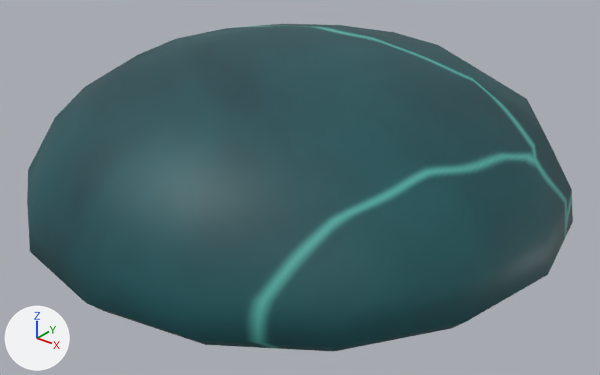
An edit to the Blender file assets/models/source/underworld-resource-glowcap-flesh.blend, drawn before and after from the same camera.
Before and after are seen from a 50 mm camera at (0.464, -0.576, 0.414) aimed at (0.015, -0.015, 0.066). Arrows for +X, +Y and +Z are at lower left; the lights stay in place. The picture after the commit comes second.

The first picture shows 'flesh'.
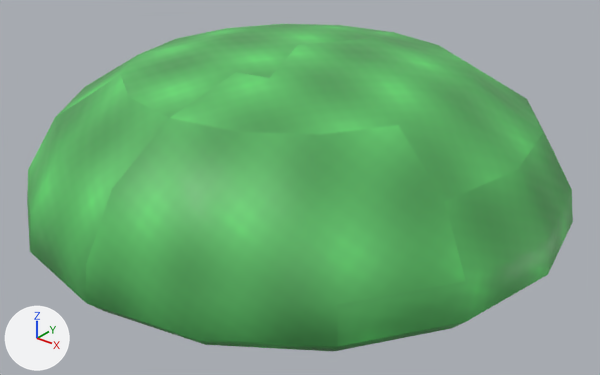
What changed in the scene script:
```text
Add img_magenheim_underworld_glowcap_normal:
    img_magenheim_underworld_glowcap_normal = load_image('magenheim.underworld.glowcap.normal', '_unpacked/glowcap-normal.png', 512, 512, 'Non-Color')
Add img_magenheim_underworld_glowcap_roughness:
    img_magenheim_underworld_glowcap_roughness = load_image('magenheim.underworld.glowcap.roughness', '_unpacked/glowcap-roughness.png', 512, 512, 'Non-Color')
Add img_magenheim_underworld_glowcap_emission:
    img_magenheim_underworld_glowcap_emission = load_image('magenheim.underworld.glowcap.emission', '_unpacked/glowcap-emission.png', 512, 512, 'sRGB')
Add img_magenheim_underworld_glowcap_metallic_smoothness:
    img_magenheim_underworld_glowcap_metallic_smoothness = load_image('magenheim.underworld.glowcap.metallic-smoothness', '_unpacked/glowcap-metallic-smoothness.png', 512, 512, 'Non-Color')
Add img_magenheim_underworld_glowcap_albedo:
    img_magenheim_underworld_glowcap_albedo = load_image('magenheim.underworld.glowcap.albedo', '_unpacked/ce6b86c340e8c412.png', 512, 512, 'sRGB')
Change mat_magenheim_underworld_underworld_resource_glowcap_flesh_cap_teal:
    remove # nodes: BsdfPrincipled, OutputMaterial, TexImage
    remove # uses the picture img_underworld_resource_glowcap_flesh_albedo
    nodes: BsdfPrincipled, NormalMap, OutputMaterial, SeparateColor, TexImage x5
    uses the picture img_magenheim_underworld_glowcap_albedo
    uses the picture img_magenheim_underworld_glowcap_emission
    uses the picture img_magenheim_underworld_glowcap_metallic_smoothness
    uses the picture img_magenheim_underworld_glowcap_normal
    uses the picture img_magenheim_underworld_glowcap_roughness
```

Pixel boxes (x1, y1, x2, y2) of what changed, in the pictures (600 x 375 px):
'flesh', surface changed (cyan to green)
    both: (27, 24, 573, 351)
